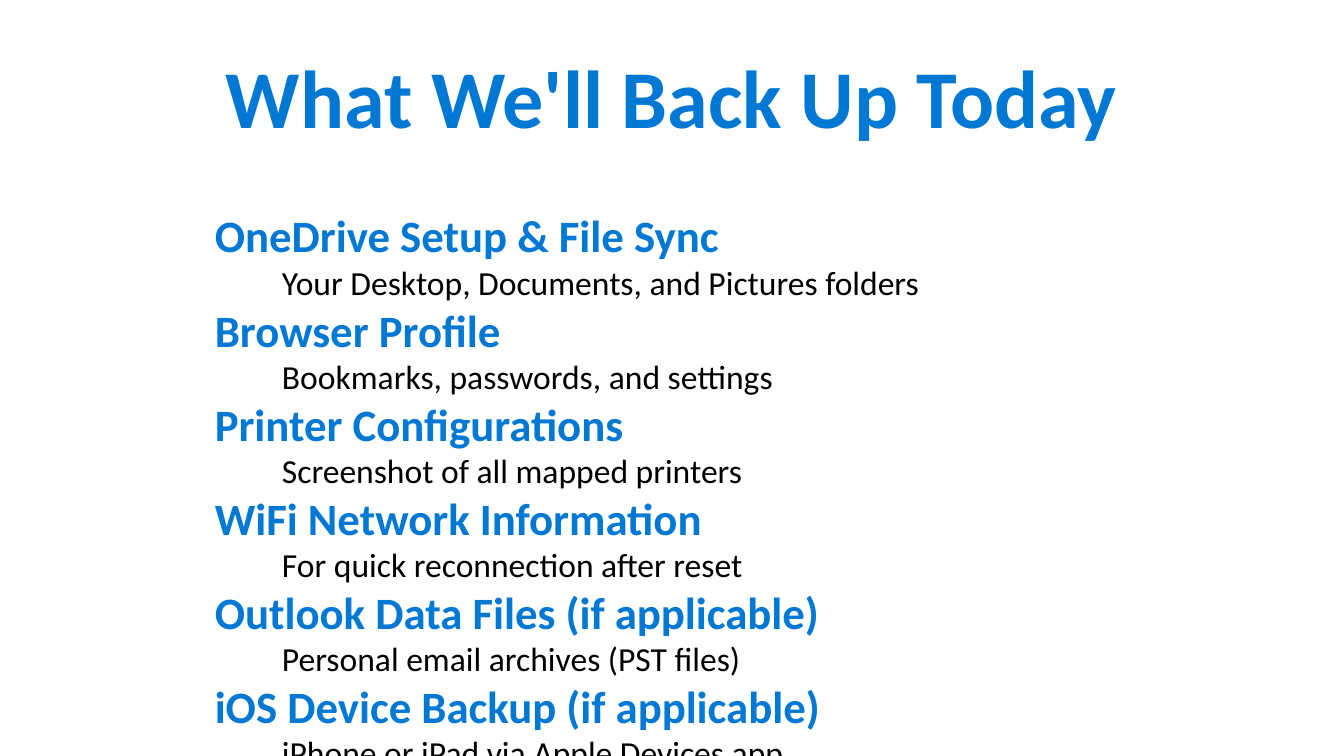
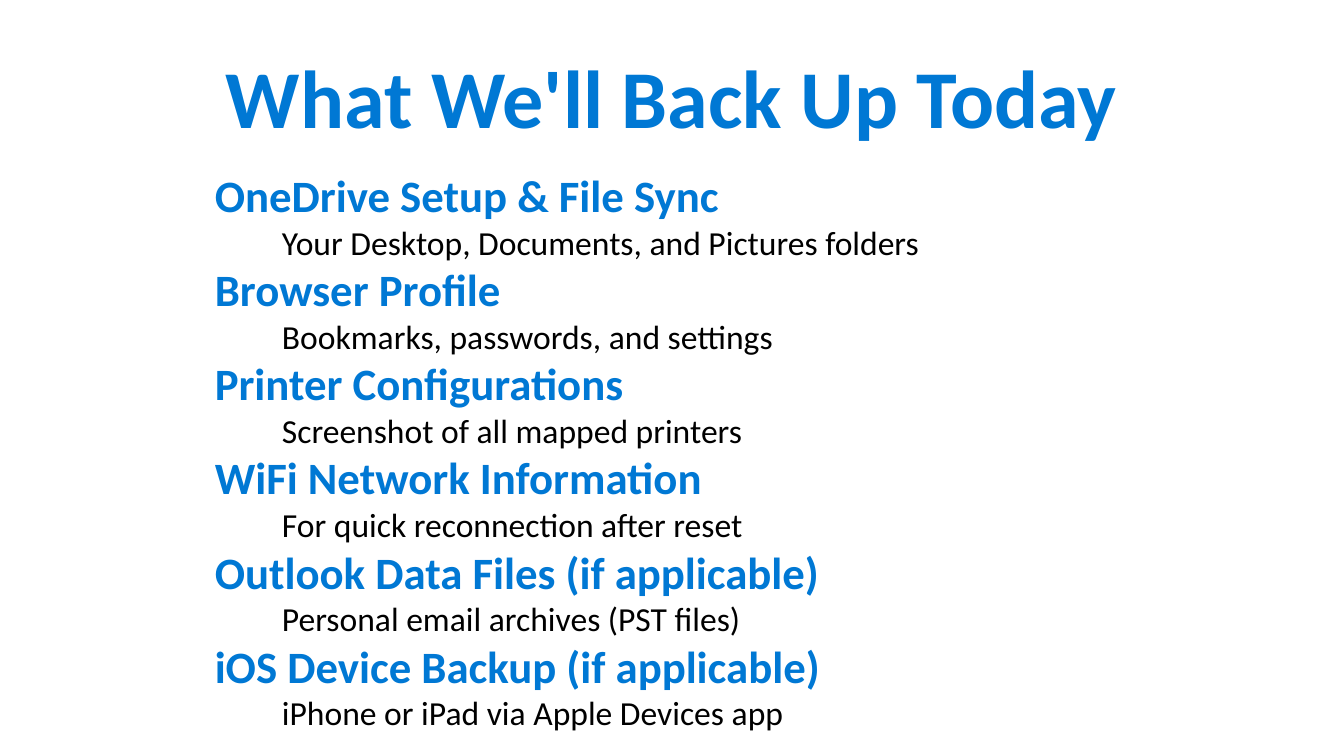
Before and after one commit to ipsghonline/tmp, a slide deck: slide 2 of presentation/Phase1-Backup-Guide.pptx. Drawn at 1344x756 pixels with LibreOffice and Linux fonts; fonts in the diff are those of the drawing. Boxes give left, top, right and bottom in pixels: in the first picture for what was removed or moved away, otherwise in the second. Text is boxed around its words. In the diff, an @@ line names an element or a change of style, - is before the commit and + after.

```diff
--- a/presentation/Phase1-Backup-Guide.pptx
+++ b/presentation/Phase1-Backup-Guide.pptx
@@ text "OneDrive Setup & File Sync" rewrapped from (215,220,919,730) to (215,180,919,731) @@
```
Also in this commit, not shown: 7 other slides changed, 1 slide added, 2 slides removed.
